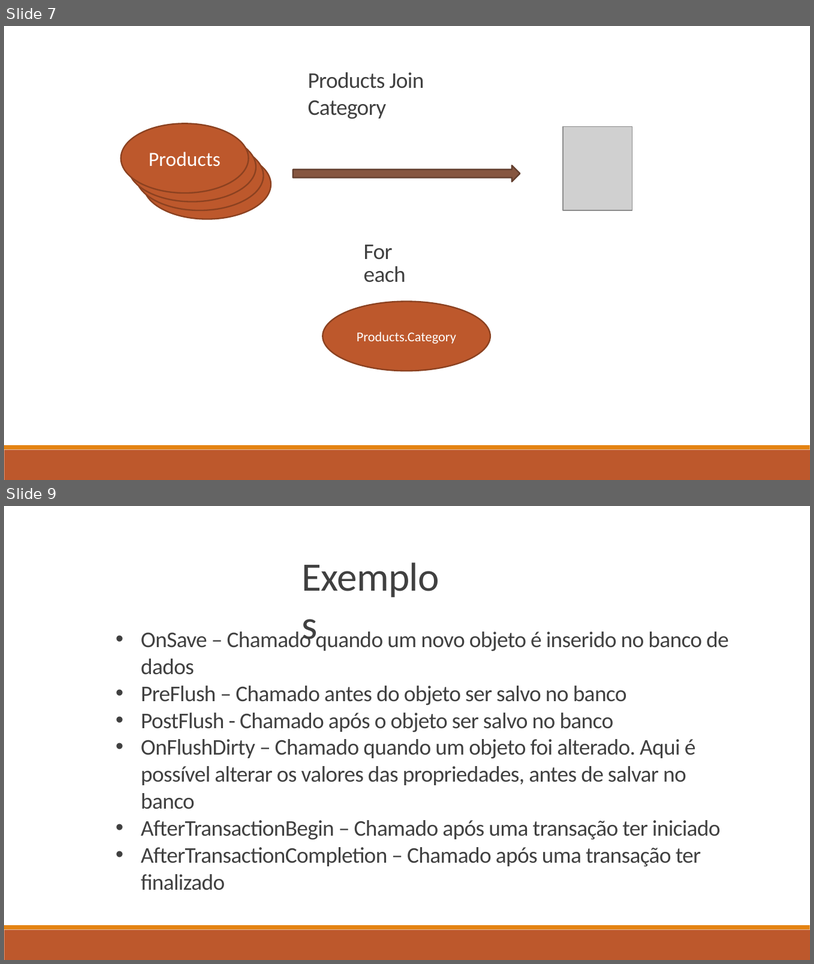
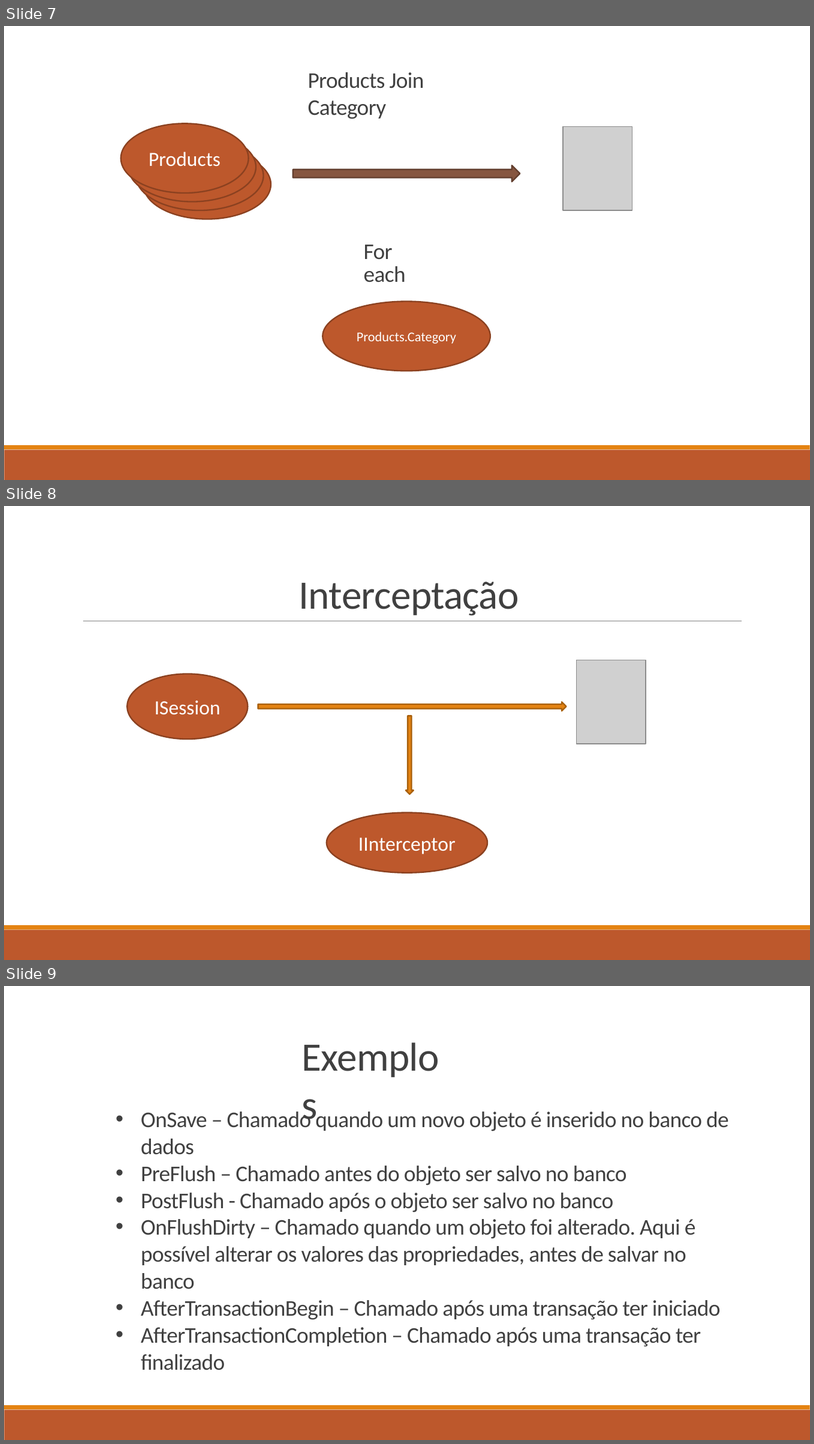
Before and after one commit to fabricioveronez/ApresentacaoNHibernateAvancado, a slide deck: Docs/ApresentacaoNHibernateAvancado.pptx. Shown one above the other, each under a label of ours: slides 7 and 9 before the commit, slides 7, 8 and 9 after it; the slides between them are not shown. The pictures are 814x964 and 814x1444 pixels, drawn with LibreOffice and Linux fonts; fonts in the diff are those of the drawing; grey boxes stand for pictures. Boxes give left, top, right and bottom in pixels: in the first picture for what was removed or moved away, otherwise in the second. Text is boxed around its words. In the diff, an @@ line names an element or a change of style, - is before the commit and + after.

```diff
--- a/Docs/ApresentacaoNHibernateAvancado.pptx
+++ b/Docs/ApresentacaoNHibernateAvancado.pptx
@@ slide 8 added at [4, 506, 810, 960], background #FFFFFF; not listed: 2 template elements that a slide beside it also shows @@
@@ title added at [299, 582, 519, 616], 36 pt, text #404040 @@
+Interceptação
@@ line added from (83, 621) to (742, 621), #808080 0.5 pt @@
@@ picture added at [576, 660, 646, 744] @@
@@ ellipse added at [128, 674, 248, 739], fill #BD582C, outline #8C4121 1.25 pt, 18 pt, text #FFFFFF @@
+ISession
@@ right arrow added at [258, 702, 566, 711], fill #E48312, outline #A9610D 1.25 pt @@
@@ right arrow added at [406, 716, 414, 794], fill #E48312, outline #A9610D 1.25 pt @@
@@ ellipse added at [327, 813, 488, 873], fill #BD582C, outline #8C4121 1.25 pt, 18 pt, text #FFFFFF @@
+IInterceptor
```
Also in this commit, not shown: 3 other slides added, 3 slides removed, 6 other files.
